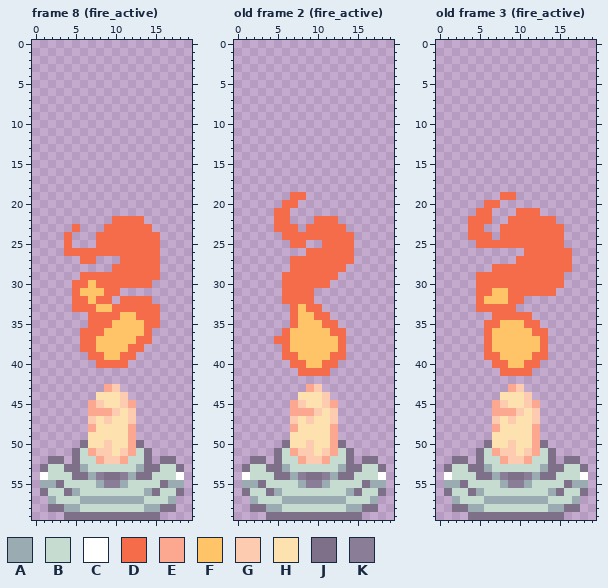
Two states of a pixel-art file, Assets/Art/Levels/[Level4]CastleMain/candle light.aseprite. The picture above was drawn from the file before the commit.
20x60 pixels, 8 frames. Shown: frame 8 (fire_active), old frame 2 (fire_active), old frame 3 (fire_active). The commit also changed other frames, which this record leaves out.
Palette (. is transparent): A #9babb2  B #c7dcd0  C #ffffff  D #f56c4a  E #fca790  F #ffc368  G #fdcbb0  H #fde2b0  J #7f708a  K #8a7d98
Pixels before, frame 8 (fire_active), first column x 1:
22 .........DDDD.....
23 ....D...DDDDDD....
24 ...D...DDDDDDDD...
25 ...D...DDDDDDDD...
26 ...DDDDDDDDDDDD...
27 .....DD...DDDDD...
28 .........DDDDDD...
29 .....DDDDDDDDDD...
30 ....DDFDDDDDDD....
31 ....DFFFDD........
32 ....DDFDD.DDDD....
33 ....DDDFFDDDDDD...
34 ......DDDDFFDDD...
35 ......DDDFFFFDD...
36 .....DDDFFFFFD....
37 .....DDFFFFFDD....
38 .....DDFFFFDD.....
39 ......DDFFDD......
40 .......DDDD.......
41 ..................
42 ..................
43 ........EG........
44 .......HHHG.......
45 ......EGHHGE......
46 ......EEEGHG......
47 ......GHGHHG......
48 ......EHHHHE......
49 ......HHHHHE......
50 .....JHHGHHEJ.....
51 ....JBEGGHGEBJ....
52 .JJ.JBBEGGEBBJ.JJ.
53 JBBJJABBBBBBAJJBBJ
54 CBBBJJAKJJKAJJBBBC
55 AAJBBBBAKKABBBBJAA
56 JBBJABBBBBBBBAJBBJ
57 .ABBBAAAAAAAABBBA.
58 .JJAABBBBBBBBAAJJ.
59 ...JJJJJJJJJJJJ...
Pixels before, old frame 2 (fire_active), first column x 1:
19 ......DD..........
20 .....DD...........
21 ....DD............
22 ....DD...DDD......
23 ....DDD.DDDDD.....
24 .....DDDDDDDDD....
25 ......DD..DDDD....
26 ........DDDDDD....
27 ......DDDDDDDD....
28 ......DDDDDDD.....
29 .....DDDDDDD......
30 .....DDDDDD.......
31 .....DDDD.........
32 .....DDDD.........
33 ......DFDD........
34 ......DFFDD.......
35 ......DFFFDD......
36 .....DFFFFFDD.....
37 ....DDFFFFFFD.....
38 .....DFFFFFFD.....
39 .....DDFFFFDD.....
40 ......DDFFDD......
41 .......DDDD.......
42 ..................
43 ........EG........
44 .......HHHG.......
45 ......EGHHGE......
46 ......EEEGHG......
47 ......GHGHHG......
48 ......EHHHHE......
49 ......HHHHHE......
50 .....JHHGHHEJ.....
51 ....JBEGGHGEBJ....
52 .JJ.JBBEGGEBBJ.JJ.
53 JBBJJABBBBBBAJJBBJ
54 CBBBJJAKJJKAJJBBBC
55 AAJBBBBAKKABBBBJAA
56 JBBJABBBBBBBBAJBBJ
57 .ABBBAAAAAAAABBBA.
58 .JJAABBBBBBBBAAJJ.
59 ...JJJJJJJJJJJJ...
Pixels before, old frame 3 (fire_active), first column x 1:
19 .......DD.........
20 .....DD...........
21 ....DD...DDD......
22 ...DDD..DDDDDD....
23 ...DD..DDDDDDDD...
24 ...DDD.DDDDDDDD...
25 ....DDDDDDDDDDD...
26 ..........DDDDDD..
27 .........DDDDDDD..
28 ......DDDDDDDDDD..
29 ....DDDDDDDDDDD...
30 ....DDDDDDDDDDD...
31 ....DDFFDDDDDD....
32 ....DFFFDD........
33 ....DDDDD.........
34 ......DDDDD.......
35 .....DDFFFDD......
36 .....DFFFFFDD.....
37 .....DFFFFFFD.....
38 .....DFFFFFFD.....
39 .....DDFFFFDD.....
40 ......DDFFDD......
41 .......DDDD.......
42 ..................
43 ........EG........
44 .......HHHG.......
45 ......EGHHGE......
46 ......EEEGHG......
47 ......GHGHHG......
48 ......EHHHHE......
49 ......HHHHHE......
50 .....JHHGHHEJ.....
51 ....JBEGGHGEBJ....
52 .JJ.JBBEGGEBBJ.JJ.
53 JBBJJABBBBBBAJJBBJ
54 CBBBJJAKJJKAJJBBBC
55 AAJBBBBAKKABBBBJAA
56 JBBJABBBBBBBBAJBBJ
57 .ABBBAAAAAAAABBBA.
58 .JJAABBBBBBBBAAJJ.
59 ...JJJJJJJJJJJJ...
The result:
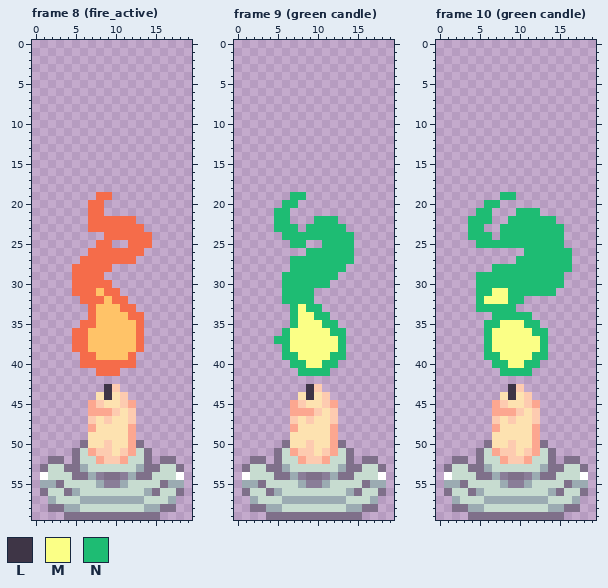
Colours new in this view: L #3e3546  M #fbff86  N #1ebc73
A new or re-ordered frame is compared with the old frame closest to it.
The author wrote: yay candles
Change:
frames 8 -> 15
Changed rows in their new state; - is an unchanged pixel.
Frame 8 (fire_active):
first column x 4:
19 ----DD------
20 ---DD-------
21 ---DD-------
22 ---DDD---.--
23 -.-DD-----.-
24 .---.------.
25 .-----..---.
26 ...-------..
27 ----DDD--...
28 -DDDDD......
29 -D---.......
30 ---D--.....-
31 --DD--------
32 -.-D-FD-...-
33 -..---F--...
34 ----FFF-D-..
35 --D-FF---D..
36 -D-FF----D.-
37 -D-F------.-
38 -D-F----F---
39 --D-F--F----
40 --DD----D---
41 ----DDD-----
43 -----L------
44 -----L------
Frame 9 (green candle) is new; against old frame 2 (fire_active):
first column x 5:
19 --NN------
20 -NN-------
21 NN--------
22 NN---NNN--
23 NNN-NNNNN-
24 -NNNNNNNNN
25 --NN--NNNN
26 ----NNNNNN
27 --NNNNNNNN
28 --NNNNNNN-
29 -NNNNNNN--
30 -NNNNNN---
31 -NNNN-----
32 -NNNN-----
33 --NMNN----
34 --NMMNN---
35 --NMMMNN--
36 -NMMMMMNN-
37 NNMMMMMMN-
38 -NMMMMMMN-
39 -NNMMMMNN-
40 --NNMMNN--
41 ---NNNN---
43 ----L-----
44 ----L-----
Frame 10 (green candle) is new; against old frame 3 (fire_active):
first column x 4:
19 ----NN-------
20 --NN---------
21 -NN---NNN----
22 NNN--NNNNNN--
23 NN--NNNNNNNN-
24 NNN-NNNNNNNN-
25 -NNNNNNNNNNN-
26 -------NNNNNN
27 ------NNNNNNN
28 ---NNNNNNNNNN
29 -NNNNNNNNNNN-
30 -NNNNNNNNNNN-
31 -NNMMNNNNNN--
32 -NMMMNN------
33 -NNNNN-------
34 ---NNNNN-----
35 --NNMMMNN----
36 --NMMMMMNN---
37 --NMMMMMMN---
38 --NMMMMMMN---
39 --NNMMMMNN---
40 ---NNMMNN----
41 ----NNNN-----
43 -----L-------
44 -----L-------
